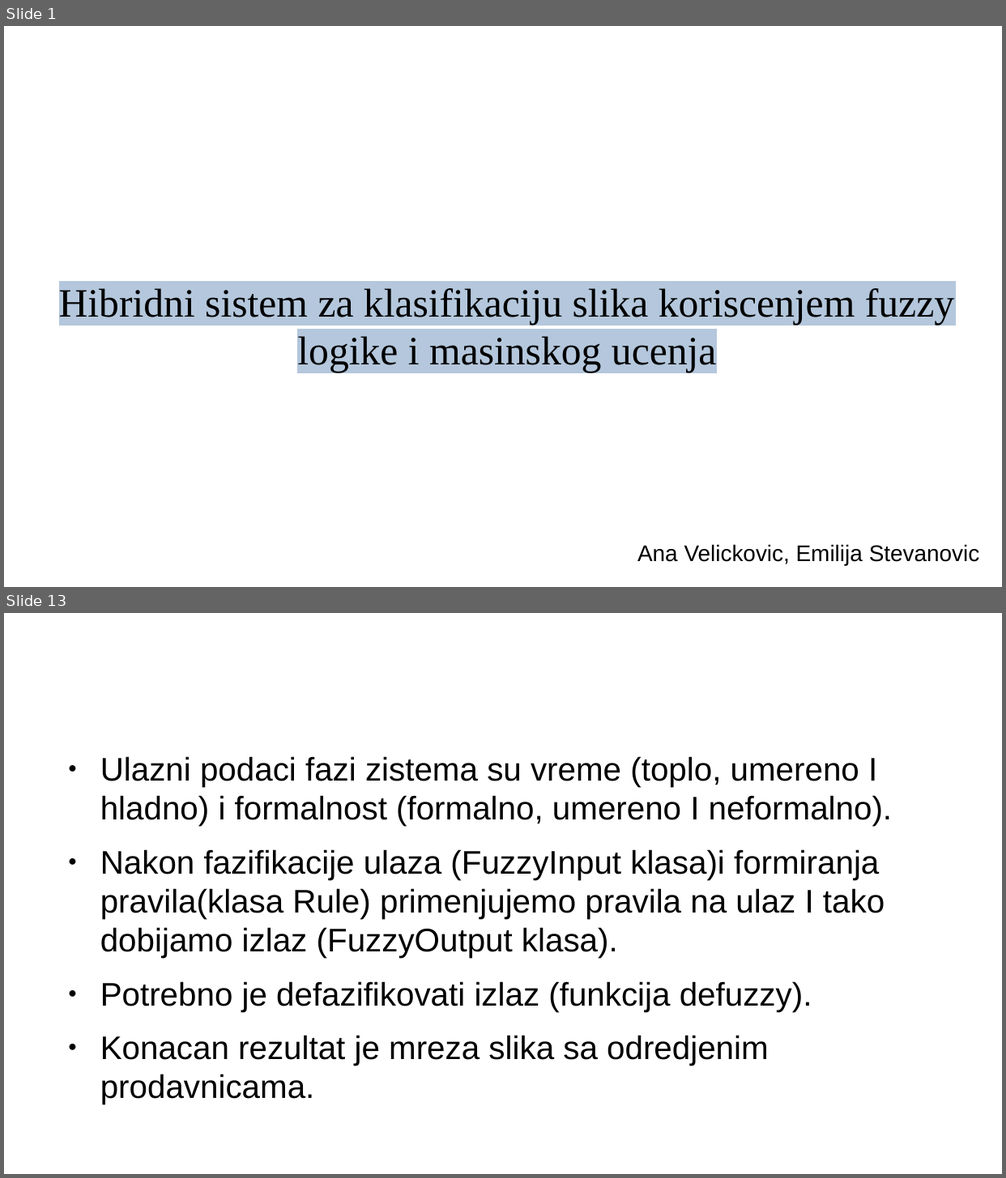
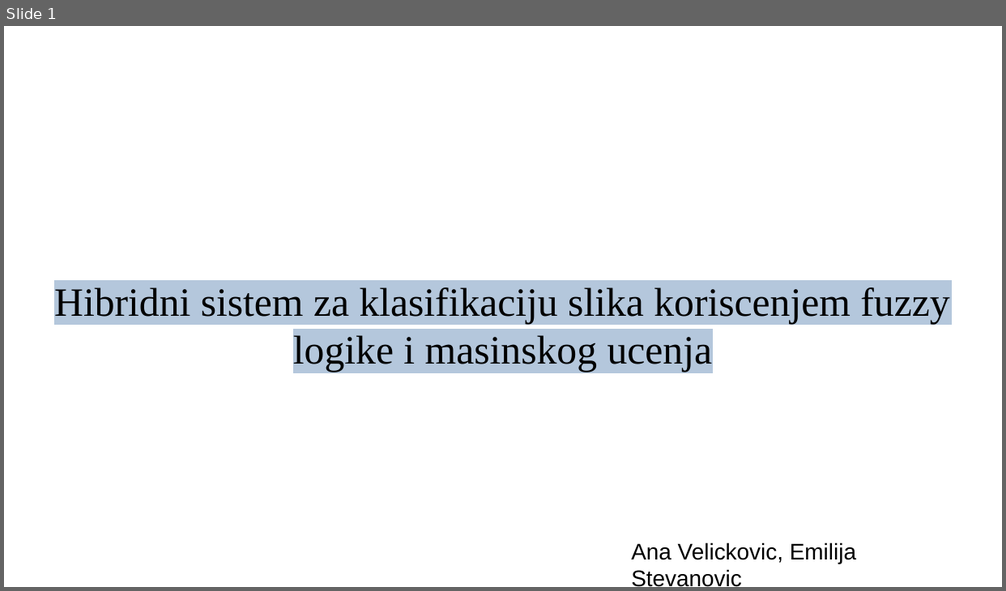
Before and after one commit to VelickovicAna/ri_projekat, a slide deck: prezentacija.odp. Shown one above the other, each under a label of ours: slides 1 and 13 before the commit, slide 1 after it; the slides between them are not shown. The pictures are 1006x1178 and 1006x591 pixels, drawn with LibreOffice and Linux fonts; fonts in the diff are those of the drawing; background and template pictures are left out. Boxes give left, top, right and bottom in pixels: in the first picture for what was removed or moved away, otherwise in the second. Text is boxed around its words. In the diff, an @@ line names an element or a change of style, - is before the commit and + after.

```diff
--- a/prezentacija.odp
+++ b/prezentacija.odp
@@ slide 13 removed at <box>4,613,1002,1174</box>, background #FFFFFF @@
@@ text removed at <box>100,756,892,1066</box> @@
-● Ulazni podaci fazi zistema su vreme (toplo, umereno I hladno) i formalnost (formalno, umereno I neformalno).
-● Nakon fazifikacije ulaza (FuzzyInput klasa)i formiranja pravila(klasa Rule) primenjujemo pravila na ulaz I tako dobijamo izlaz (FuzzyOutput klasa).
-● Potrebno je defazifikovati izlaz (funkcija defuzzy).
-● Konacan rezultat je mreza slika sa odredjenim prodavnicama.
@@ title removed at <box>305,756,356,781</box> @@
-Fazi sistem
@@ slide 1 changed as well @@
@@ subtitle "Hibridni sistem za klasifikaciju slika ...": place and size @@
-subtitle "Hibridni sistem za klasifikaciju slika ..." at <box>59,288,954,373</box>
+subtitle "Hibridni sistem za klasifikaciju slika ..." at <box>54,288,949,373</box>
@@ text "Ana Velickovic, Emilija Stevanovic" rewrapped from <box>637,544,980,565</box> to <box>631,543,856,587</box> @@
```
Also in this commit, not shown: 8 slides added, 12 other slides removed.
